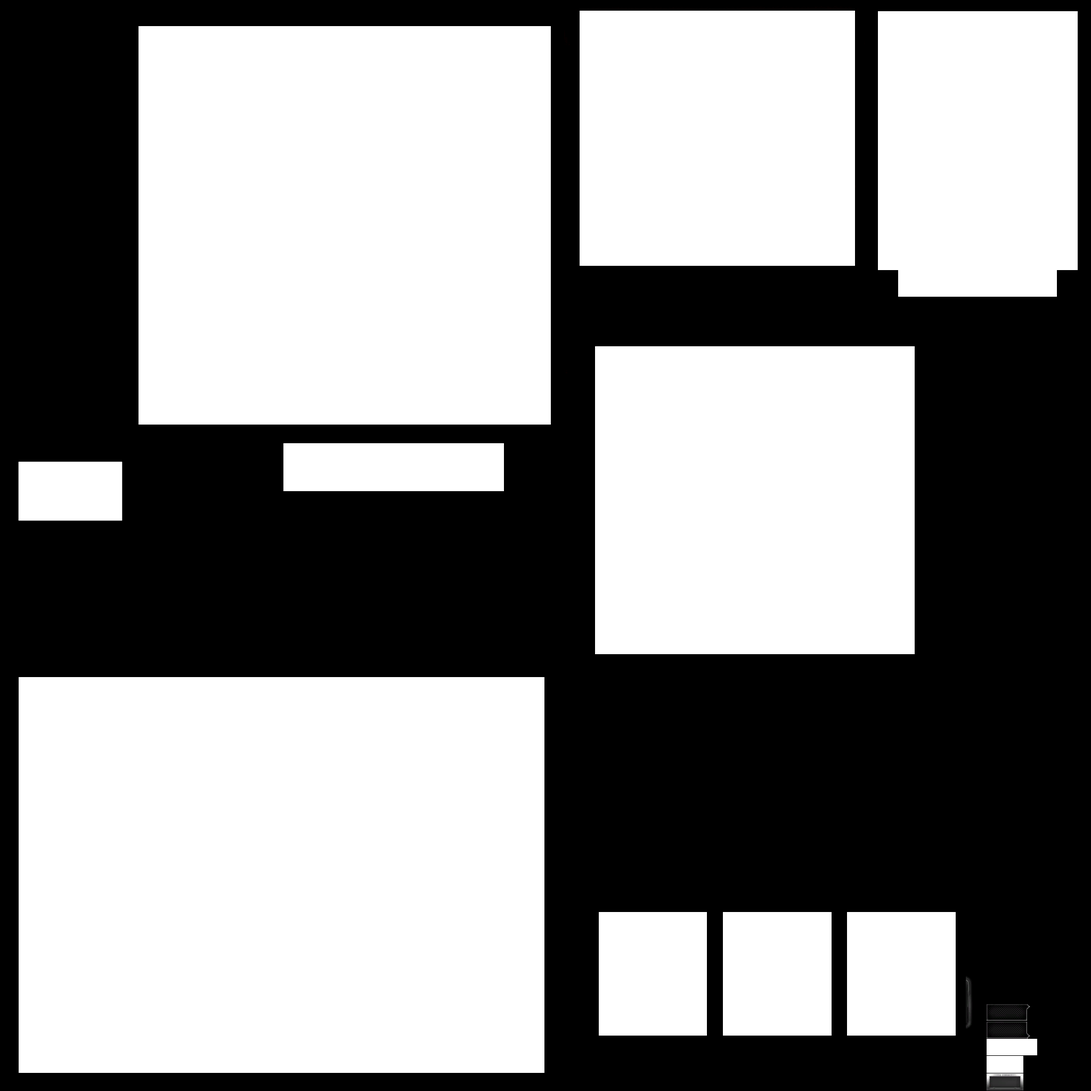
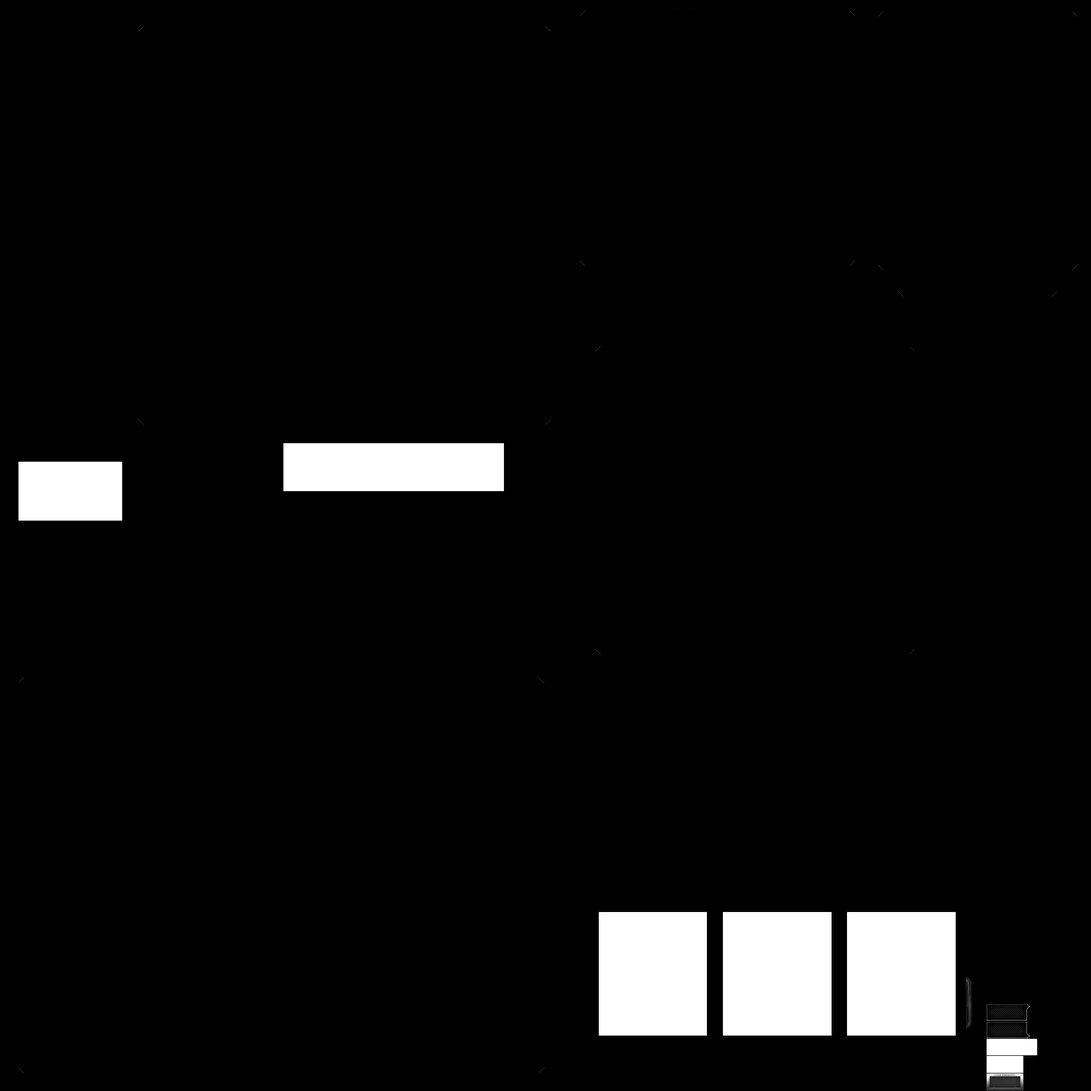
Comparing the layer stacks of the two 1091 x 1091 images. Changes:
painted on "Layer 5" over (18, 677, 545, 1074)
painted on "Layer 4" over (595, 346, 916, 655)
painted on "Layer 1" over (138, 26, 552, 425)
painted on "Layer 6" over (579, 10, 856, 266)
painted on "Layer 7" over (878, 11, 1079, 271)
painted on "Layer 8" over (898, 260, 1058, 297)
painted on "Background" over (595, 346, 916, 655)
